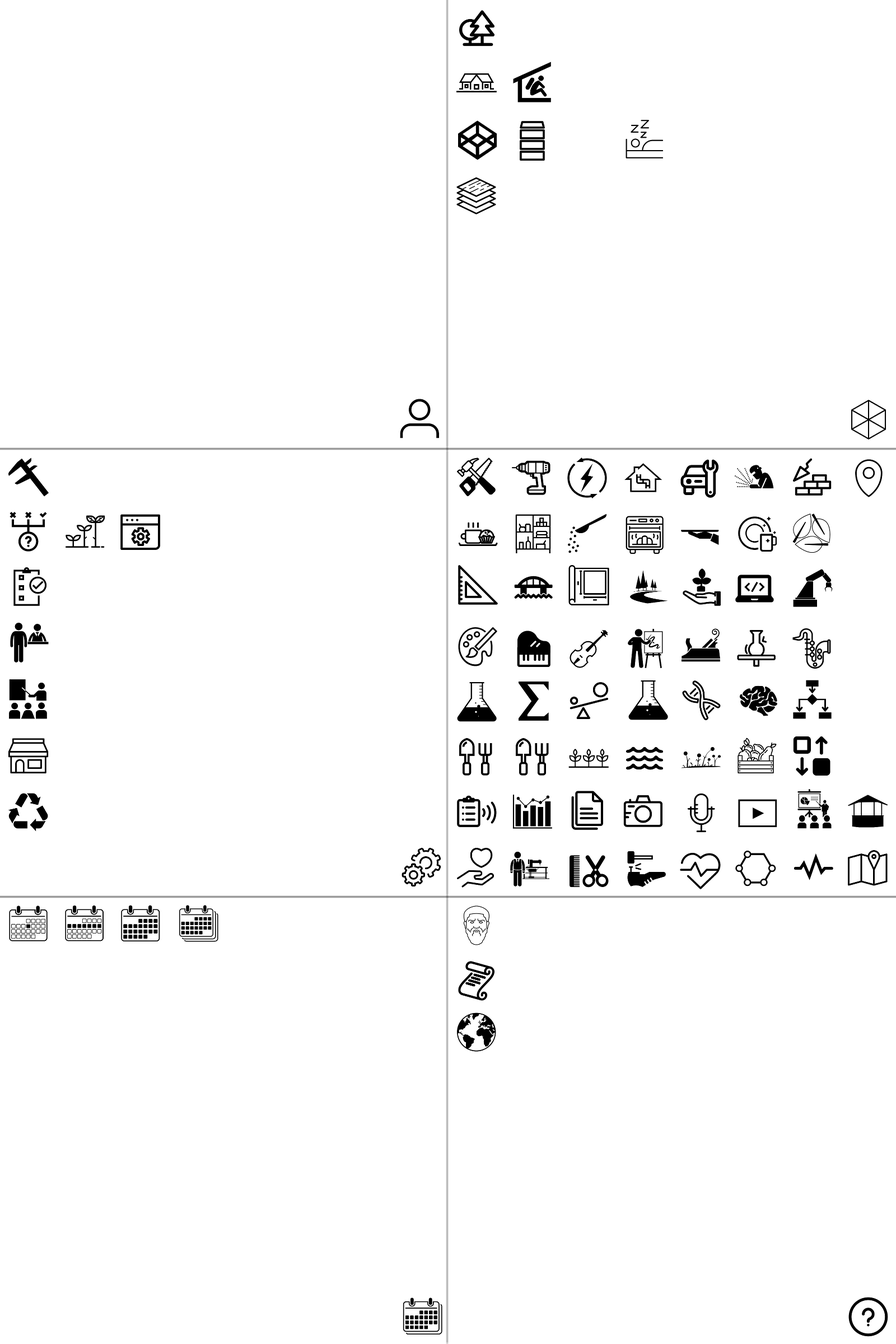
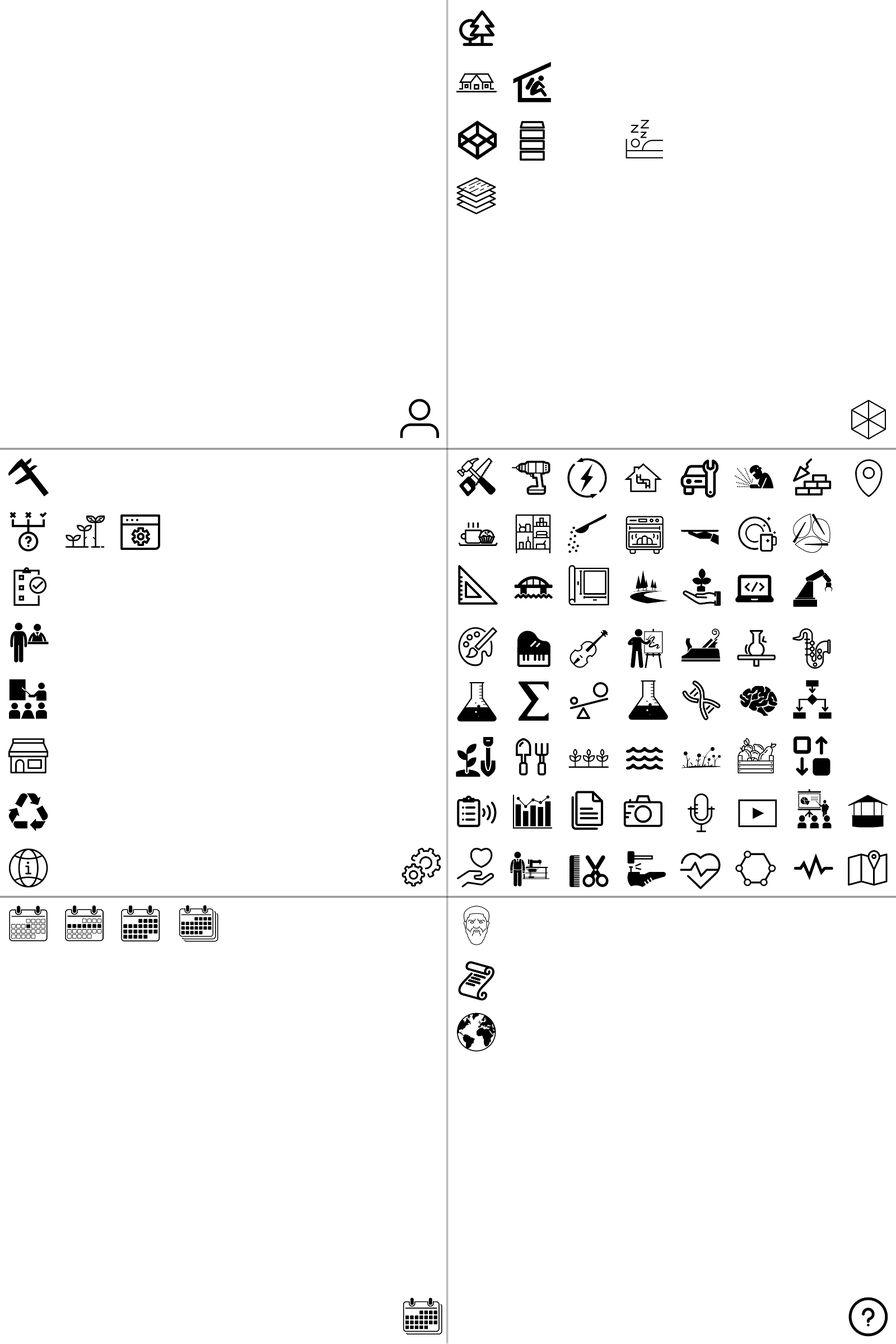
Before/after of a 896 × 1344 layered artwork. What changed in the layer stack:
painted on "cluster-sprite-1600x2400.png" over [8, 736, 496, 888]
